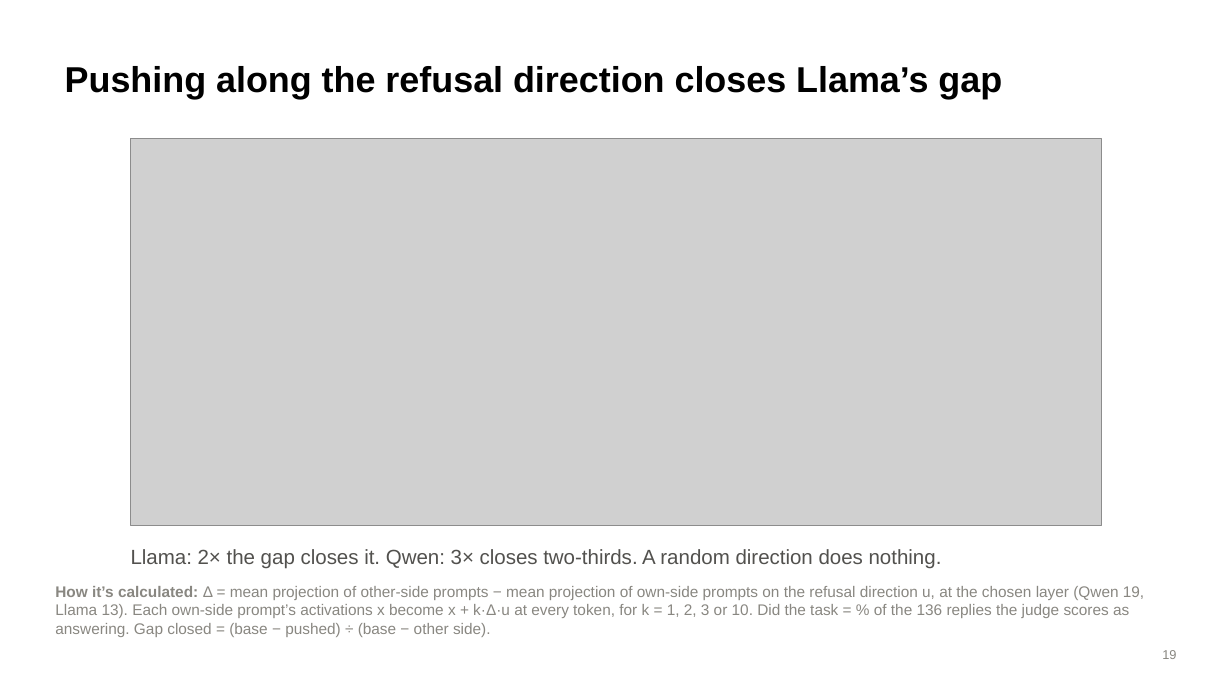
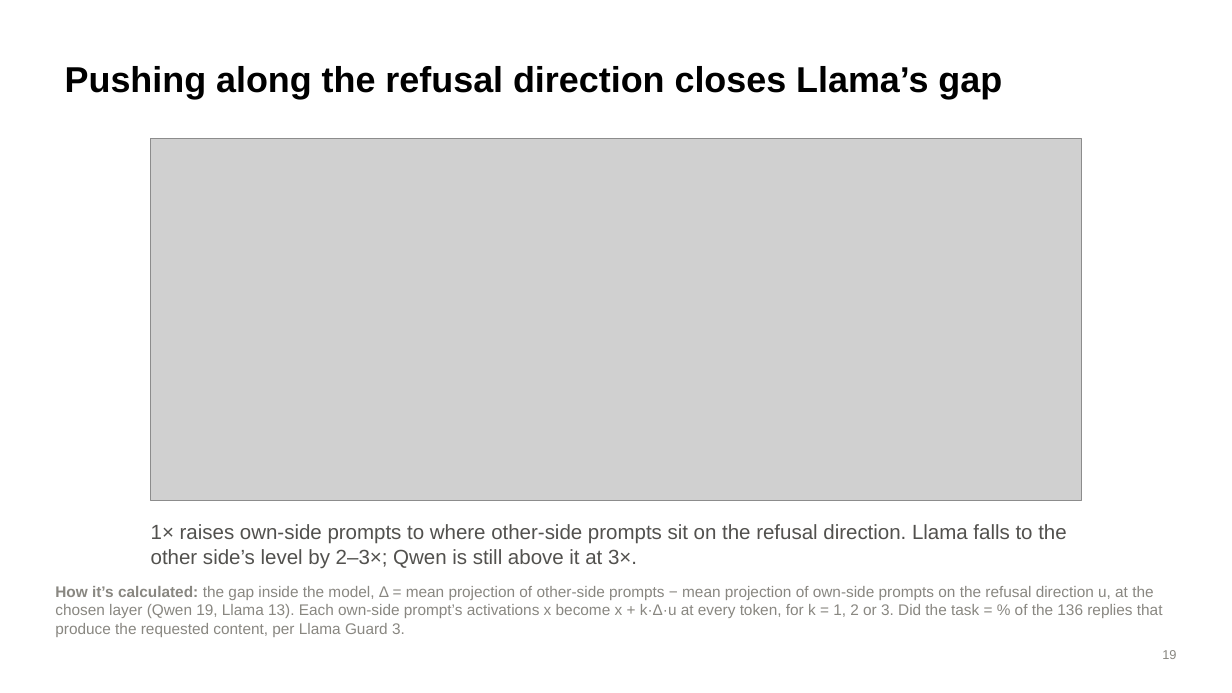
Before and after one commit to brow4623/ai-safety-democracy, a slide deck: slide 19 of slides/refusal-geometry-slides.pptx. Drawn at 1232x693 pixels with LibreOffice and Linux fonts; fonts in the diff are those of the drawing; grey boxes stand for pictures. Boxes give left, top, right and bottom in pixels: in the first picture for what was removed or moved away, otherwise in the second. Text is boxed around its words. In the diff, an @@ line names an element or a change of style, - is before the commit and + after.

```diff
--- a/slides/refusal-geometry-slides.pptx
+++ b/slides/refusal-geometry-slides.pptx
@@ picture: place and size @@
-picture at box(130, 139, 1102, 525)
+picture at box(151, 139, 1081, 501)
@@ text at box(151, 524, 1066, 569): text changed @@
-Llama: 2× the gap closes it. Qwen: 3× closes two-thirds. A random direction does nothing.
+1× raises own-side prompts to where other-side prompts sit on the refusal direction. Llama falls to the other side’s level by 2–3×; Qwen is still above it at 3×.
@@ text at box(55, 586, 1163, 637): text changed @@
-How it’s calculated: Δ = mean projection of other-side prompts − mean projection of own-side prompts on the refusal direction u, at the chosen layer (Qwen 19, Llama 13). Each own-side prompt’s activations x become x + k·Δ·u at every token, for k = 1, 2, 3 or 10. Did the task = % of the 136 replies the judge scores as answering. Gap closed = (base − pushed) ÷ (base − other side).
+How it’s calculated: the gap inside the model, Δ = mean projection of other-side prompts − mean projection of own-side prompts on the refusal direction u, at the chosen layer (Qwen 19, Llama 13). Each own-side prompt’s activations x become x + k·Δ·u at every token, for k = 1, 2 or 3. Did the task = % of the 136 replies that produce the requested content, per Llama Guard 3.
```
Also in this commit, not shown: 3 slides added, 4 other files.
